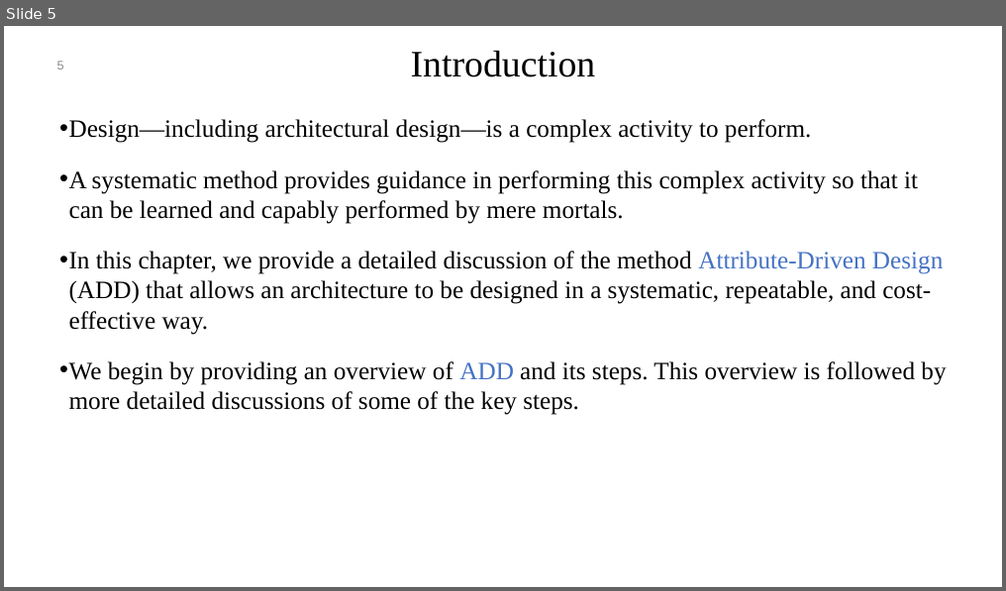
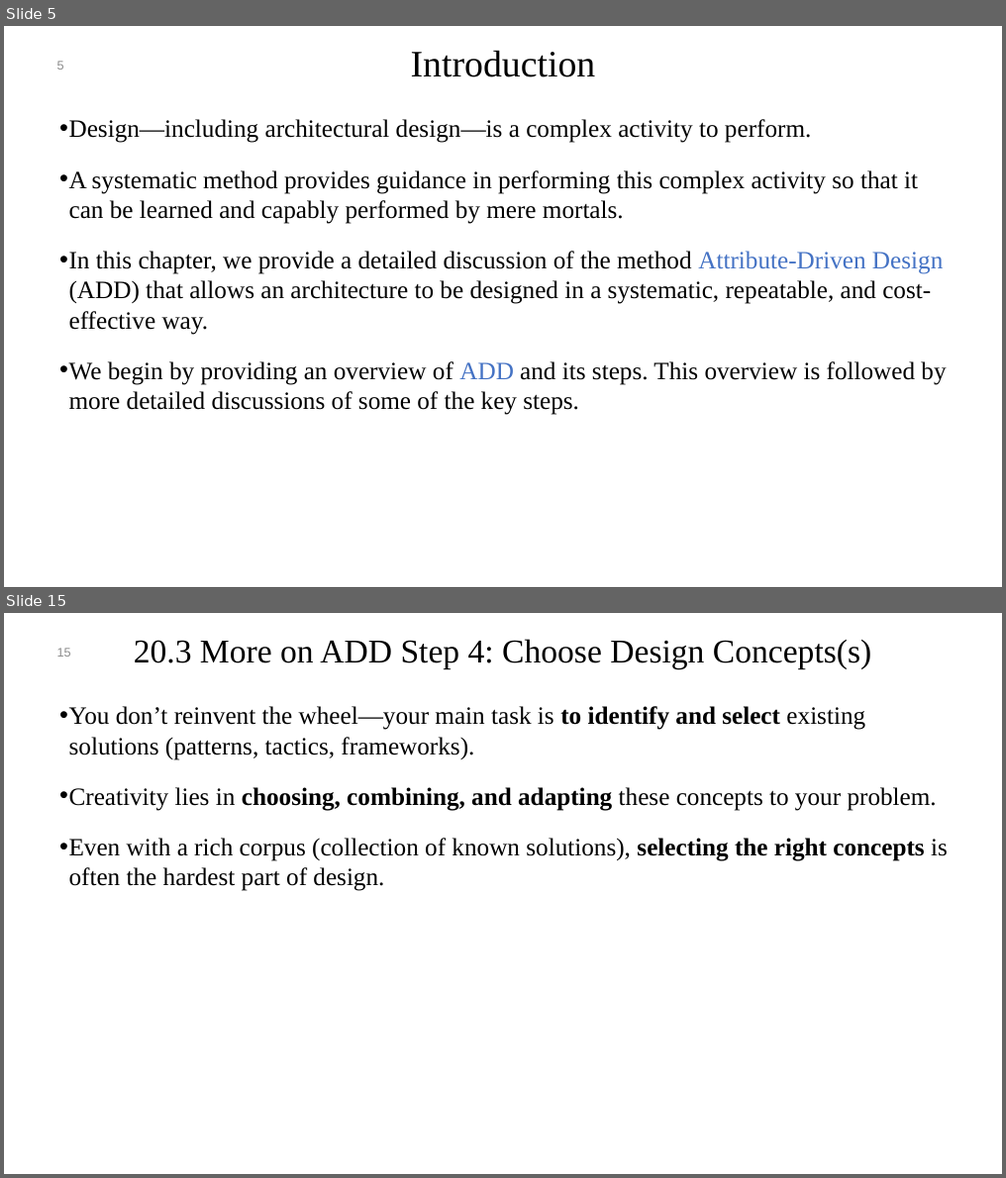
Before and after one commit to mohamad-khorsandi/slides-of-software-architecture-in-practice-4th-ed, a slide deck: chapter 20.pptx. Shown one above the other, each under a label of ours: slide 5 before the commit, slides 5 and 15 after it; the slides between them are not shown. The pictures are 1006x591 and 1006x1178 pixels, drawn with LibreOffice and Linux fonts; fonts in the diff are those of the drawing; background and template pictures are left out. Boxes give left, top, right and bottom in pixels: in the first picture for what was removed or moved away, otherwise in the second. Text is boxed around its words. In the diff, an @@ line names an element or a change of style, - is before the commit and + after.

```diff
--- a/chapter 20.pptx
+++ b/chapter 20.pptx
@@ slide 15 added at <box>4,613,1002,1174</box>, background #FFFFFF @@
@@ title added at <box>134,639,871,668</box>, 32 pt, text #000000 @@
+20.3 More on ADD Step 4: Choose Design Concepts(s)
@@ page number added at <box>57,648,71,657</box>, 12 pt, text #8C8C8C @@
+15
@@ text added at <box>69,706,947,891</box>, 24 pt, text #000000 @@
+• You don’t reinvent the wheel—your main task is to identify and select existing solutions (patterns, tactics, frameworks).
+• Creativity lies in choosing, combining, and adapting these concepts to your problem.
+• Even with a rich corpus (collection of known solutions), selecting the right concepts is often the hardest part of design.
```
Also in this commit, not shown: 1 slide changed, 24 other slides added.
